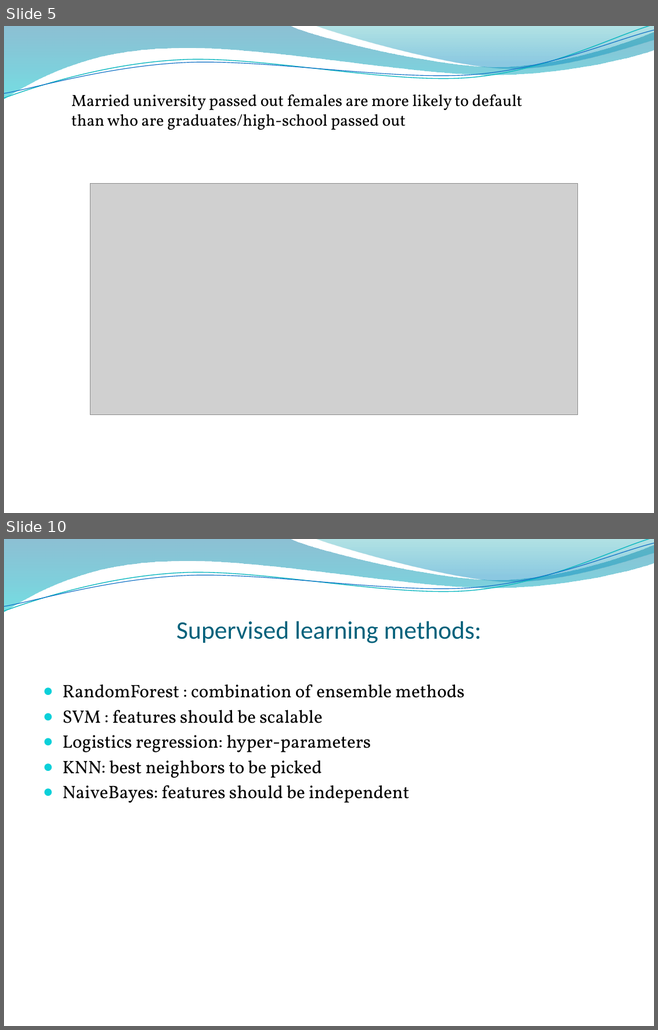
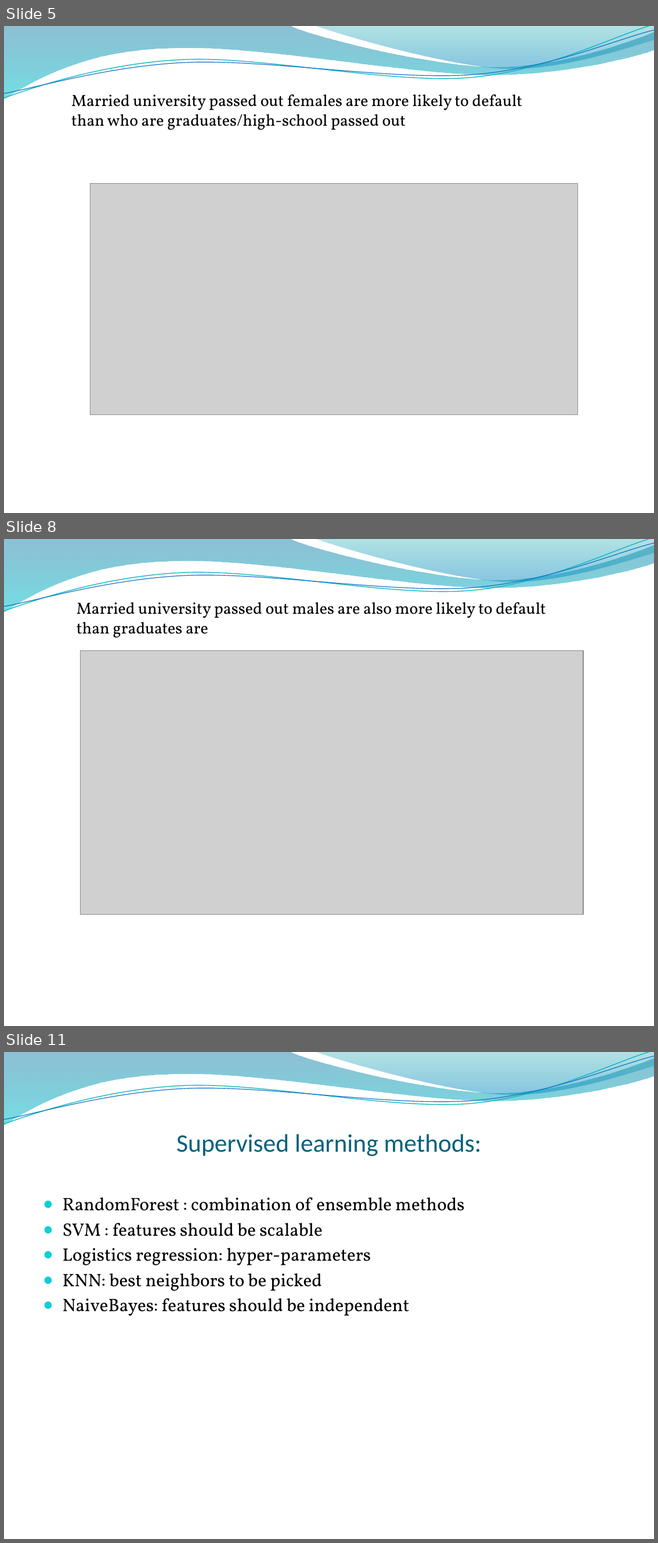
Before and after one commit to singh0021/DataScienceMasters, a slide deck: Capstone/Capstone Project.pptx. Shown one above the other, each under a label of ours: slides 5 and 10 before the commit, slides 5, 8 and 11 after it; the slides between them are not shown. The pictures are 658x1030 and 658x1543 pixels, drawn with LibreOffice and Linux fonts; fonts in the diff are those of the drawing; grey boxes stand for pictures; background and template pictures are left out. Boxes give left, top, right and bottom in pixels: in the first picture for what was removed or moved away, otherwise in the second. Text is boxed around its words. In the diff, an @@ line names an element or a change of style, - is before the commit and + after.

```diff
--- a/Capstone/Capstone Project.pptx
+++ b/Capstone/Capstone Project.pptx
@@ slide 8 added at [4,539,654,1026], background picture (left out); not listed: 4 template elements that a slide beside it also shows @@
@@ text added at [76,602,546,638], 18 pt, text #000000 @@
+Married university passed out males are also more likely to default than graduates are
@@ picture added at [80,651,583,914] @@
@@ what was slide 10 is now slide 11 @@
```
Also in this commit, not shown: 3 slides changed, 2 other slides added, 2 slides removed, 2 other files.
